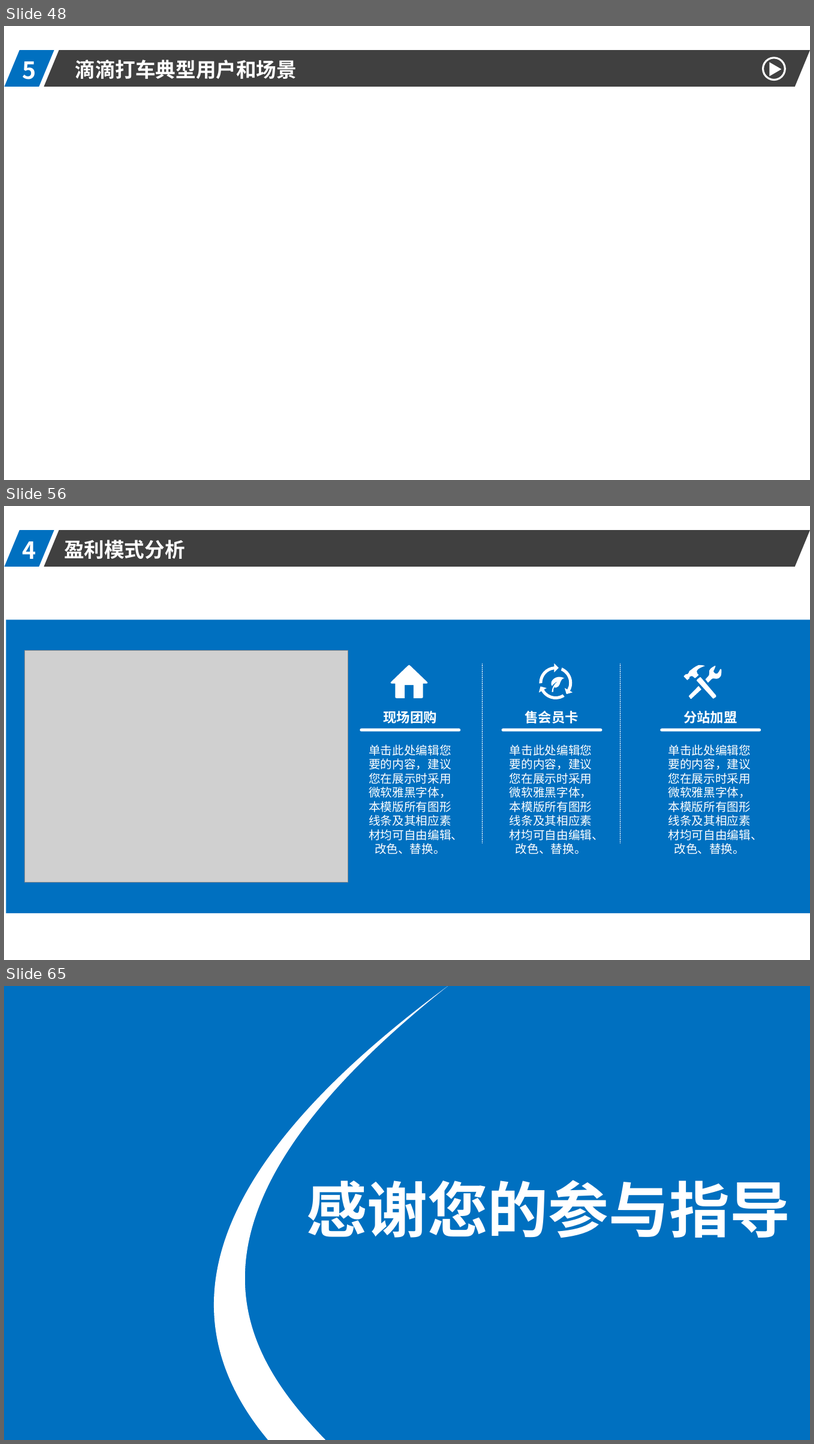
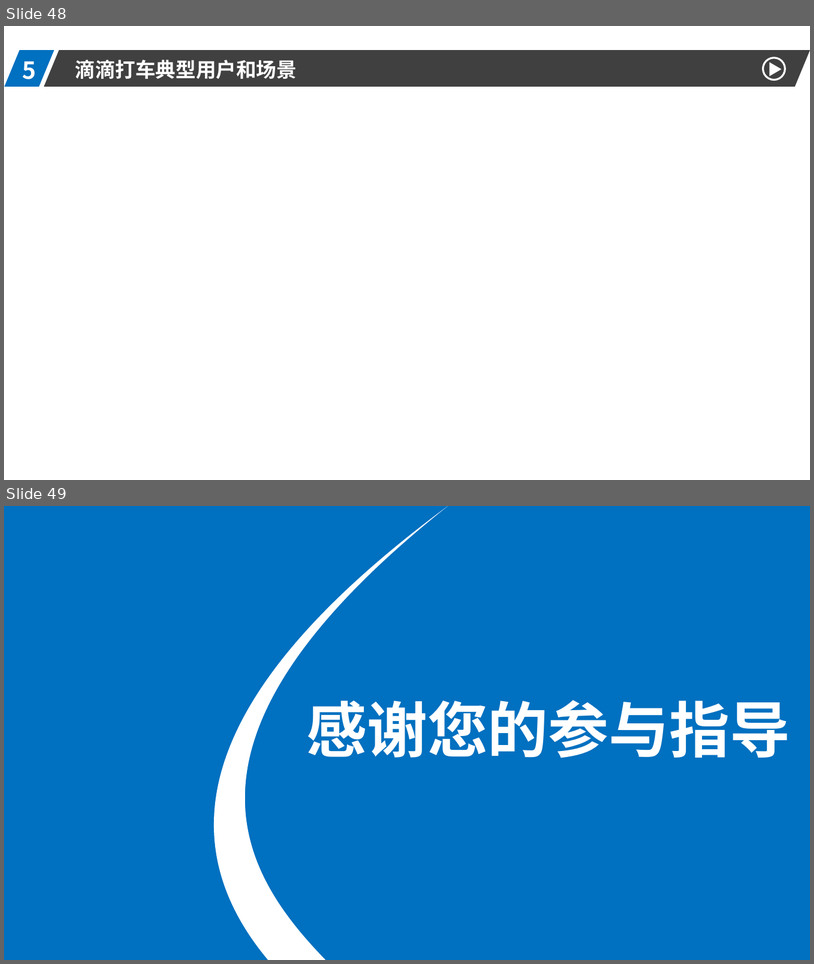
Before and after one commit to xiandairuangong17/CANTool, a slide deck: ppt-resource/xiandairuanjiangongcheng.pptx. Shown one above the other, each under a label of ours: slides 48, 56 and 65 before the commit, slides 48 and 49 after it; the slides between them are not shown. The pictures are 814x1444 and 814x964 pixels, drawn with LibreOffice and Linux fonts; fonts in the diff are those of the drawing; grey boxes stand for pictures. Boxes give left, top, right and bottom in pixels: in the first picture for what was removed or moved away, otherwise in the second. Text is boxed around its words. In the diff, an @@ line names an element or a change of style, - is before the commit and + after.

```diff
--- a/ppt-resource/xiandairuanjiangongcheng.pptx
+++ b/ppt-resource/xiandairuanjiangongcheng.pptx
@@ slide 56 removed at [4, 506, 810, 960], background #FFFFFF @@
@@ parallelogram removed at [5, 530, 54, 567] @@
@@ text removed at [22, 541, 36, 559] @@
-4
@@ parallelogram removed at [44, 530, 810, 567] @@
@@ text removed at [64, 540, 185, 559] @@
-盈利模式分析
@@ rectangle removed at [6, 620, 810, 913] @@
@@ picture removed at [25, 651, 348, 882] @@
@@ freeform shape removed at [390, 664, 429, 699] @@
@@ line removed from (483, 663) to (483, 843) @@
@@ freeform shape removed at [539, 663, 573, 699] @@
@@ line removed from (620, 663) to (620, 843) @@
@@ freeform shape removed at [684, 665, 722, 699] @@
@@ text removed at [383, 711, 437, 723] @@
-现场团购
@@ text removed at [525, 711, 578, 723] @@
-售会员卡
@@ text removed at [684, 711, 737, 723] @@
-分站加盟
@@ rounded rectangle removed at [360, 729, 461, 732] @@
@@ rounded rectangle removed at [502, 729, 602, 732] @@
@@ rounded rectangle removed at [661, 729, 761, 732] @@
@@ text removed at [369, 744, 463, 854] @@
-单击此处编辑您要的内容，建议您在展示时采用微软雅黑字体，本模版所有图形线条及其相应素材均可自由编辑、改色、替换。
@@ text removed at [510, 744, 604, 854] @@
-单击此处编辑您要的内容，建议您在展示时采用微软雅黑字体，本模版所有图形线条及其相应素材均可自由编辑、改色、替换。
@@ text removed at [669, 744, 763, 854] @@
-单击此处编辑您要的内容，建议您在展示时采用微软雅黑字体，本模版所有图形线条及其相应素材均可自由编辑、改色、替换。
@@ what was slide 65 is now slide 49 @@
```
Also in this commit, not shown: 6 slides changed, 15 other slides removed.
